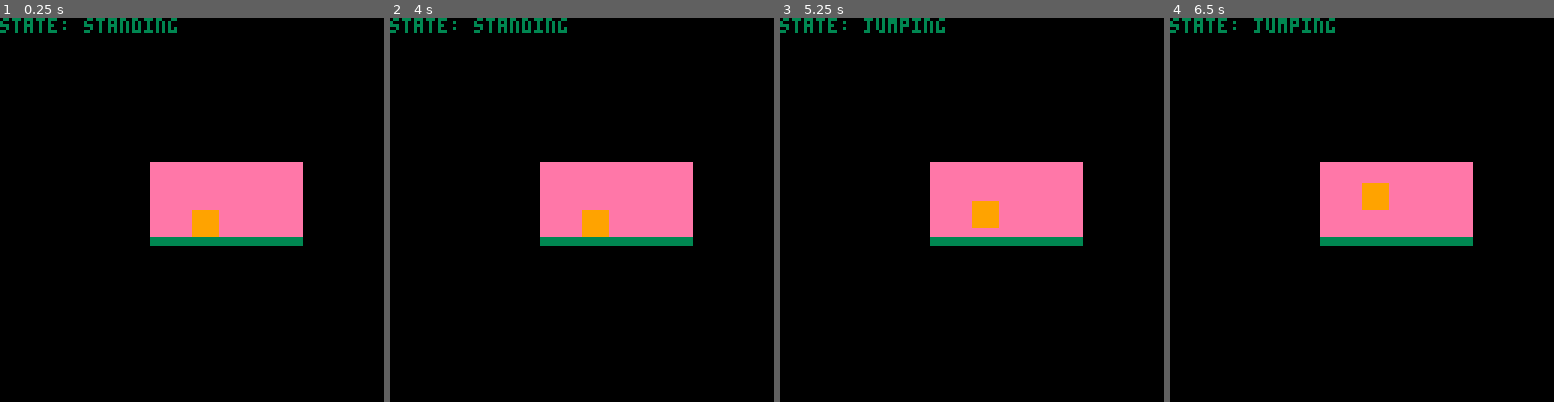
Above: before the commit, frames 1-4 (left to right).
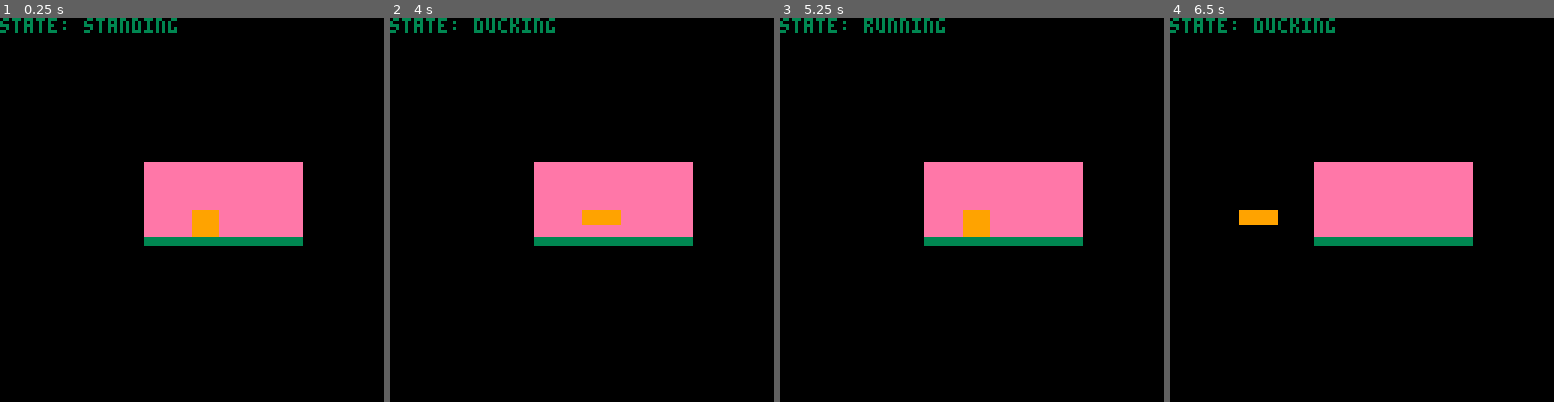
Above: after the commit, the same moments.

Repository: domKirs/statemachine
Game: PICO-8 cartridge statemachine.p8
Two runs of this game, one before a commit and one after it. Both use one fixed random seed, a clock stepped at 60 frames per second and the inputs below.
Inputs:
- Up to frame 1 (0.25 s): no input
- Up to frame 2 (4 s): tap X (X key) at 0.33, 1.07, 1.85, 2.97 s; tap O (Z key) at 0.7, 1.7, 2.1, 2.5, 2.9, 3.3, 3.7 s; hold Right 1.6-2.1 s; hold Up 2.15-2.42 s; hold Right 2.47-3.03 s; hold Left 3.08-3.58 s; hold Down 3.63-3.97 s
- Up to frame 3 (5.25 s): hold Right 4.02-4.68 s; tap X (X key) at 4.08, 5.2 s; tap O (Z key) at 4.1, 4.5, 4.9 s; hold Up 4.73-5.03 s; hold Left from 5.08 s (still down)
- Up to frame 4 (6.5 s): tap O (Z key) at 5.3, 5.7, 6.1 s; release Left at 5.68 s; hold Down 5.73-6.03 s; hold Right from 6.08 s (still down); tap X (X key) at 6.32 s

The runs differ from the first frame. In frame 1, 0.3% of the frame differs, in the area x 37-40%, y 37-60%; in frame 2, 1.1%; in frame 3, 1.0%; in frame 4, 1.4%, in the area x 17-58%, y 0-60%.

Commit message:
Update statemachine.p8

Diff:
--- a/statemachine.p8
+++ b/statemachine.p8
@@ -2,10 +2,10 @@
 version 18
 __lua__
 
-local PRESS_UP, PRESS_DOWN, PRESS_X, NO_INPUT = 2, 3, 5, 666
+local PRESS_LEFT, PRESS_UP, PRESS_DOWN, PRESS_X, NO_INPUT = 0, 2, 3, 5, 666
 
 local Standing_State,
-      Walking_State,
+      Running_State,
       Falling_State,
       Jumping_State,
       Ducking_State = {}, {}, {}, {}, {} -- heroine's state pattern
@@ -27,6 +27,9 @@
         heroine.state:enter()
         heroine.w = heroine.ducking_w
         heroine.h = heroine.ducking_h
+    elseif input == PRESS_LEFT then
+        heroine.state = Heroine_States.running_state
+        heroine.state:enter()
     end
 end
 
@@ -38,22 +41,54 @@
 
 end
 
-Walking_State.__index = Walking_State
-
-function Walking_State:new()
-    return setmetatable({state = "walking"}, self)
-end
-
-function Walking_State:handle_input(heroine, input)
-
-end
-
-function Walking_State:update(heroine)
-
-end
-
-function Walking_State:enter()
-
+Running_State.__index = Running_State
+
+function Running_State:new()
+    local o = setmetatable({state = "running"}, self)
+    o.initial_v = 0
+    o.accel = 0.0512 -- reach max speed within 25 frames
+    o.decel = 0.08 -- stop from max speed within 16 frames
+    o.max_spd = 1.28
+    o.is_running = false
+    return o
+end
+
+function Running_State:handle_input(heroine, input)
+    if input == PRESS_LEFT then
+        self.is_running = true
+    elseif input == NO_INPUT then
+        self.is_running = false
+    end
+end
+
+function Running_State:update(heroine)
+    if self.is_running then
+        self.initial_v = min(self.initial_v + self.accel, self.max_spd)
+    end
+
+    if not self.is_running then
+        self.initial_v -= self.decel
+
+    end
+
+    if self.initial_v < 0 then
+        heroine.state = Heroine_States.standing_state
+        heroine.state:enter()
+    end
+
+
+    heroine.x += -self.initial_v
+
+    -- if heroine.x < 48 then
+    --     heroine.x = 48
+    --     heroine.state = Heroine_States.standing_state
+    --     heroine.state:enter()
+    -- end
+end
+
+function Running_State:enter()
+    self.initial_v = 0
+    self.is_running = true
 end
 
 Jumping_State.__index = Jumping_State
@@ -61,7 +96,7 @@
 function Jumping_State:new()
     local o = setmetatable({state = "jumping"}, self)
     o.initial_v = -1
-    o.g_acc = 0.03125 -- go 16 px up in 32 frames
+    o.g = 0.03125 -- go 16 px up in 32 frames
     return o
 end
 
@@ -79,7 +114,7 @@
 
 function Jumping_State:update(heroine)
     if self.initial_v < 0 then
-        self.initial_v += self.g_acc
+        self.initial_v += self.g
         heroine.y += self.initial_v
     end
 
@@ -99,7 +134,7 @@
     local o = setmetatable({state = "falling"}, self)
     o.initial_v = 0
     o.max_fall = 2
-    o.g_dcc = 0.125 -- go 16 px down in 16 frames
+    o.g = 0.125 -- go 16 px down in 16 frames
     o.j_buffer = 0
     return o
 end
@@ -109,7 +144,7 @@
 end
 
 function Falling_State:update(heroine)
-    self.initial_v = min(self.initial_v + self.g_dcc, self.max_fall)
+    self.initial_v = min(self.initial_v + self.g, self.max_fall)
     heroine.y += self.initial_v
 
     if self.j_buffer > 0 then self.j_buffer -= 1 end
@@ -152,7 +187,7 @@
 end
 
 Heroine_States.standing_state = Standing_State:new()
-Heroine_States.walking_state = Walking_State:new()
+Heroine_States.running_state = Running_State:new()
 Heroine_States.jumping_state = Jumping_State:new()
 Heroine_States.falling_state = Falling_State:new()
 Heroine_States.ducking_state = Ducking_State:new()
@@ -190,11 +225,13 @@
 end
 
 function _update60()
-    if btnp(PRESS_UP) then
+    if btn(PRESS_LEFT) then
+        heroine:handle_input(PRESS_LEFT)
+    elseif btn(PRESS_UP) then
         heroine:handle_input(PRESS_UP)
-    elseif btnp(PRESS_DOWN) then
+    elseif btn(PRESS_DOWN) then
         heroine:handle_input(PRESS_DOWN)
-    elseif btnp(PRESS_X) then
+    elseif btn(PRESS_X) then
         heroine:handle_input(PRESS_X)
     else
         heroine:handle_input(NO_INPUT)
@@ -205,9 +242,9 @@
 
 function _draw()
     cls()
-    rectfill(50, 48, 100, 75, 14)
+    rectfill(48, 48, 100, 75, 14)
     heroine:draw()
-    rectfill(50, 73, 100, 75, 3)
+    rectfill(48, 73, 100, 75, 3)
     print("state: " .. heroine.state.state)
 end
 
